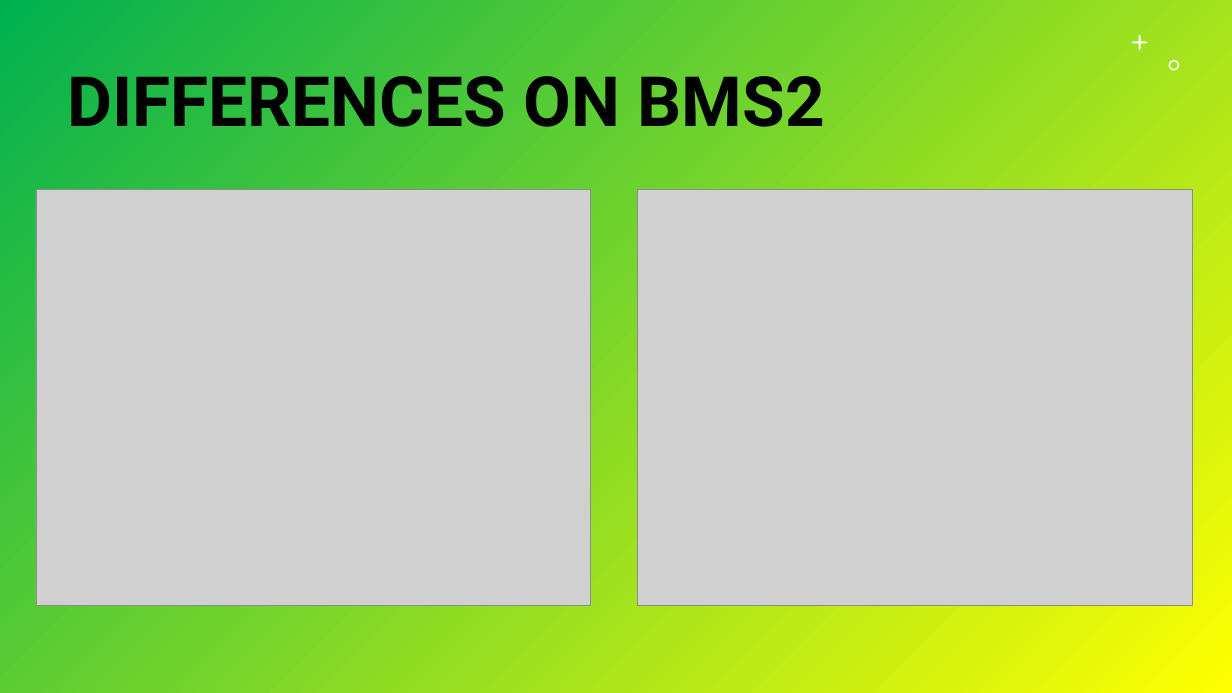
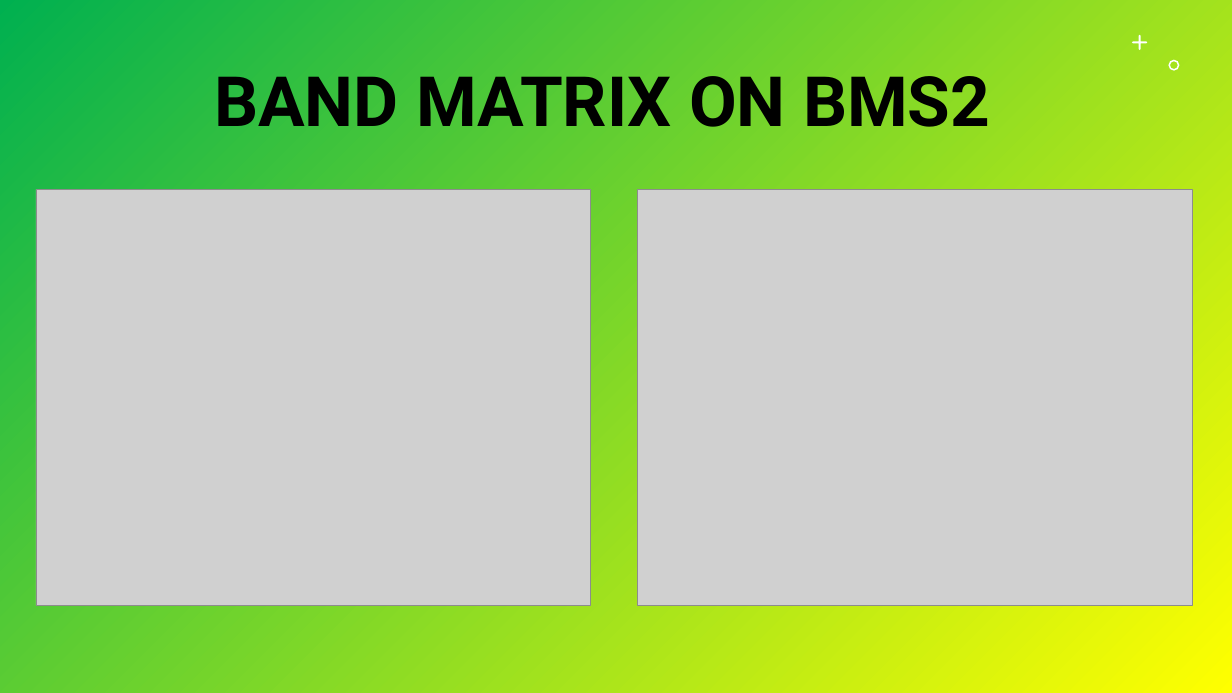
Before and after one commit to Durante94/Data-Protection-Privacy, a slide deck: slide 8 of Presentazione/presentazione.pptx (slide 10 before the commit). Drawn at 1232x693 pixels with LibreOffice and Linux fonts; fonts in the diff are those of the drawing; grey boxes stand for pictures. Boxes give left, top, right and bottom in pixels: in the first picture for what was removed or moved away, otherwise in the second. Text is boxed around its words. In the diff, an @@ line names an element or a change of style, - is before the commit and + after.

```diff
--- a/Presentazione/presentazione.pptx
+++ b/Presentazione/presentazione.pptx
@@ title at <box>214,76,990,127</box>: text changed @@
-DIFFERENCES ON BMS2
+BAND MATRIX ON BMS2
```
Also in this commit, not shown: 12 other slides changed, 3 slides added, 5 slides removed, 1 other file.
